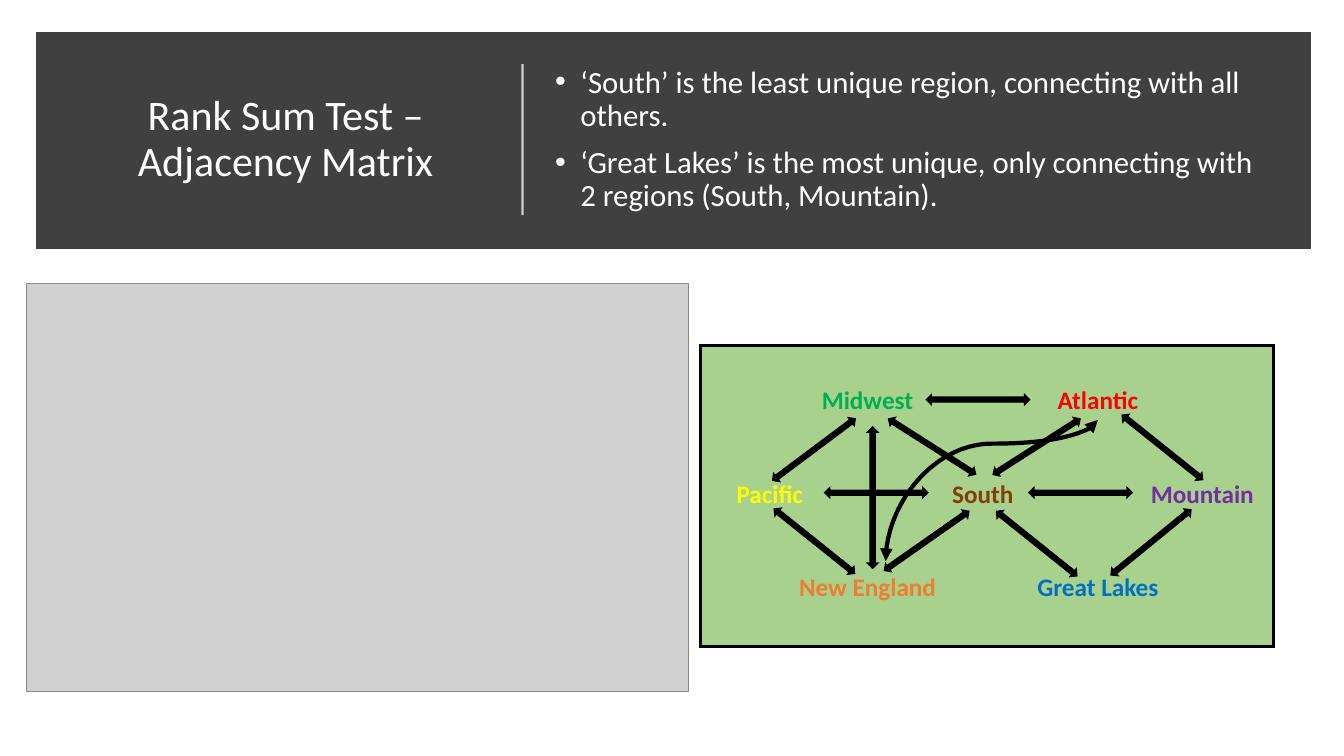
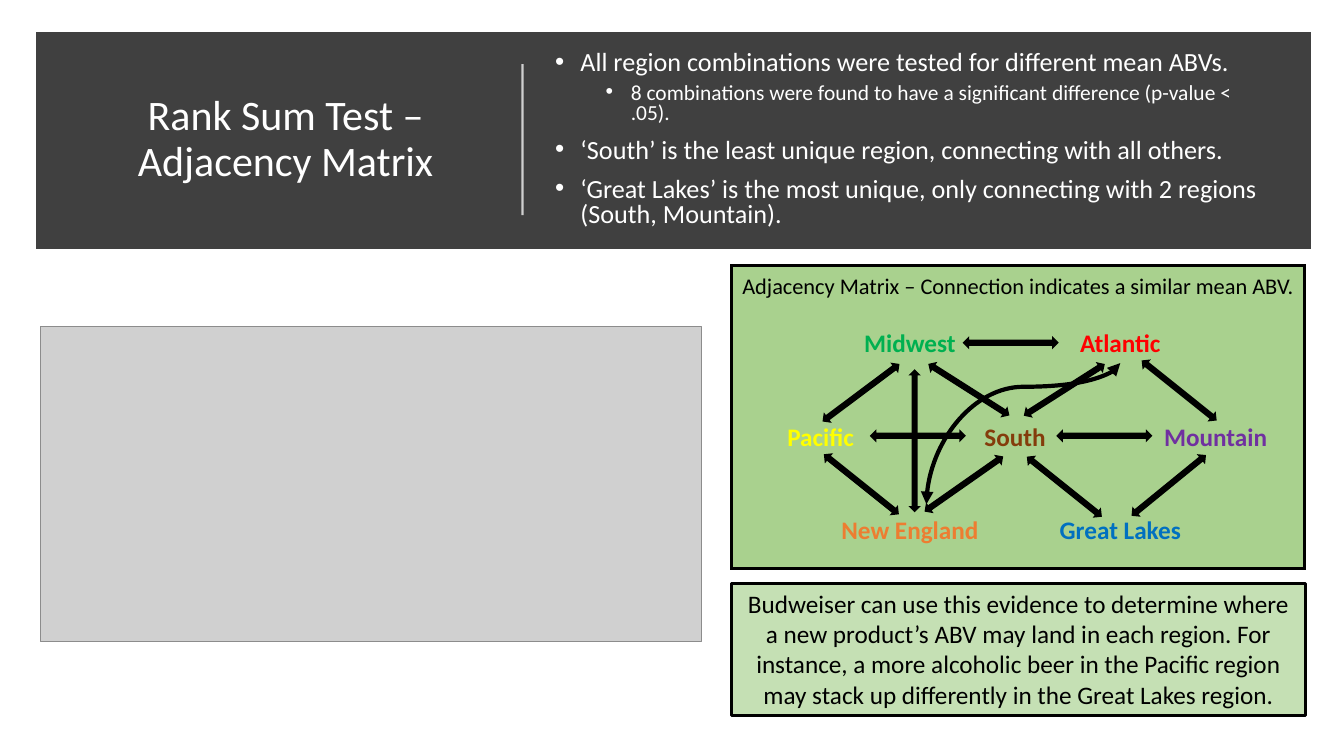
Before and after one commit to ericlaigaie/Case-Study-01, a slide deck: slide 12 of EDA_Presentation.pptx. Drawn at 1344x756 pixels with LibreOffice and Linux fonts; fonts in the diff are those of the drawing; grey boxes stand for pictures. Boxes give left, top, right and bottom in pixels: in the first picture for what was removed or moved away, otherwise in the second. Text is boxed around its words. In the diff, an @@ line names an element or a change of style, - is before the commit and + after.

```diff
--- a/EDA_Presentation.pptx
+++ b/EDA_Presentation.pptx
@@ text at (x1=580, y1=53, x2=1229, y2=123): paragraphs added @@
+• All region combinations were tested for different mean ABVs.
+  • 8 combinations were found to have a significant difference (p-value < .05).
@@ text at (x1=580, y1=140, x2=1256, y2=227): size 22 to 18.7 pt in "‘South’ is the least unique region, connecting ...", "‘Great Lakes’ is the most unique, only ..."; line spacing 0.9 to 0.8 @@
@@ rectangle resized from (x1=701, y1=346, x2=1274, y2=646) to (x1=732, y1=265, x2=1306, y2=569) @@
@@ text added at (x1=742, y1=278, x2=1293, y2=298), 16 pt, text #000000 @@
+Adjacency Matrix – Connection indicates a similar mean ABV.
@@ picture resized from (x1=27, y1=283, x2=689, y2=692) to (x1=40, y1=327, x2=702, y2=642) @@
@@ text "Midwest" moved from (x1=822, y1=391, x2=913, y2=409) to (x1=864, y1=334, x2=955, y2=352) @@
@@ text "Atlantic" rewrapped from (x1=1058, y1=391, x2=1138, y2=415) to (x1=1080, y1=334, x2=1160, y2=352) @@
@@ left right arrow resized from (x1=927, y1=395, x2=1029, y2=405) to (x1=964, y1=338, x2=1058, y2=348) @@
@@ left right arrow resized from (x1=1119, y1=412, x2=1206, y2=484) to (x1=1139, y1=358, x2=1219, y2=424) @@
@@ left right arrow resized from (x1=769, y1=415, x2=858, y2=485) to (x1=820, y1=361, x2=901, y2=425) @@
@@ left right arrow moved from (x1=868, y1=427, x2=878, y2=569) to (x1=910, y1=371, x2=919, y2=512) @@
@@ left right arrow resized from (x1=887, y1=415, x2=979, y2=478) to (x1=926, y1=361, x2=1011, y2=420) @@
@@ curved double arrow moved from (1098, 420) - (886, 562) to (1120, 363) - (927, 504) @@
@@ left right arrow resized from (x1=990, y1=415, x2=1083, y2=479) to (x1=1022, y1=361, x2=1106, y2=420) @@
@@ text "Pacific" rewrapped from (x1=737, y1=482, x2=804, y2=509) to (x1=787, y1=428, x2=854, y2=446) @@
@@ text "South" moved from (x1=952, y1=485, x2=1013, y2=503) to (x1=984, y1=428, x2=1045, y2=446) @@
@@ text "Mountain" rewrapped from (x1=1151, y1=485, x2=1254, y2=509) to (x1=1164, y1=428, x2=1267, y2=446) @@
@@ left right arrow resized from (x1=825, y1=488, x2=928, y2=498) to (x1=871, y1=432, x2=965, y2=442) @@
@@ left right arrow resized from (x1=1029, y1=488, x2=1132, y2=498) to (x1=1058, y1=432, x2=1151, y2=442) @@
@@ left right arrow resized from (x1=771, y1=505, x2=858, y2=578) to (x1=822, y1=452, x2=901, y2=518) @@
@@ left right arrow resized from (x1=882, y1=508, x2=972, y2=575) to (x1=923, y1=453, x2=1006, y2=515) @@
@@ left right arrow resized from (x1=993, y1=507, x2=1080, y2=580) to (x1=1024, y1=454, x2=1104, y2=520) @@
@@ left right arrow resized from (x1=1108, y1=506, x2=1194, y2=579) to (x1=1130, y1=452, x2=1209, y2=520) @@
@@ text "New England" moved from (x1=799, y1=578, x2=936, y2=600) to (x1=841, y1=521, x2=978, y2=543) @@
@@ text "Great Lakes" moved from (x1=1037, y1=576, x2=1158, y2=596) to (x1=1060, y1=521, x2=1181, y2=539) @@
@@ rectangle added at (x1=732, y1=584, x2=1307, y2=716), fill #C5E0B4, outline #000000 2.25 pt, 18 pt, text #000000 @@
+Budweiser can use this evidence to determine where a new product’s ABV may land in each region. For instance, a more alcoholic beer in the Pacific region may stack up differently in the Great Lakes region.
```
Also in this commit, not shown: 1 other slide changed, 1 slide added, 1 slide removed.
